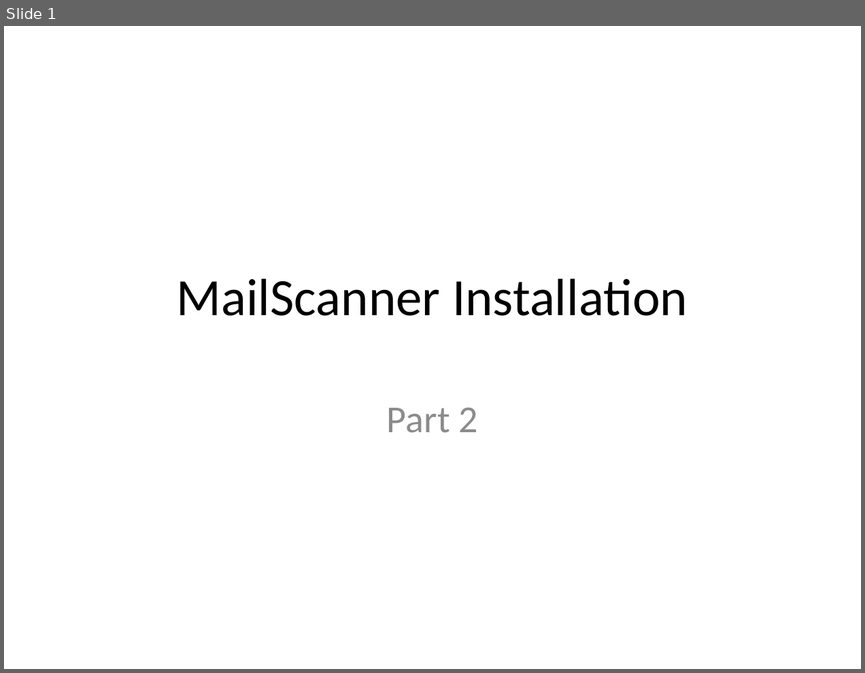
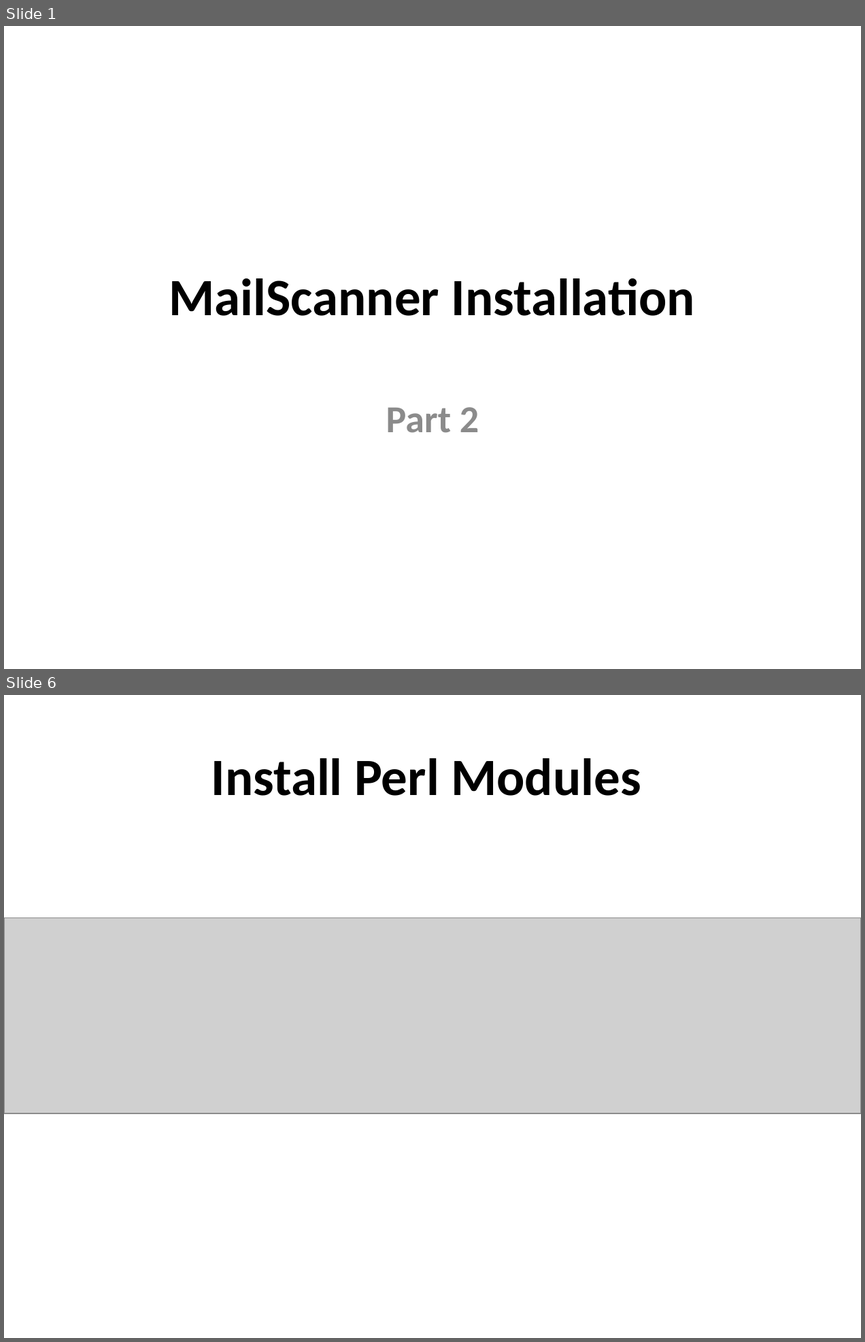
Before and after one commit to afnog/sse, a slide deck: postfix/mailfilter-pt2.pptx. Shown one above the other, each under a label of ours: slide 1 before the commit, slides 1 and 6 after it; the slides between them are not shown. The pictures are 865x673 and 865x1342 pixels, drawn with LibreOffice and Linux fonts; fonts in the diff are those of the drawing; grey boxes stand for pictures. Boxes give left, top, right and bottom in pixels: in the first picture for what was removed or moved away, otherwise in the second. Text is boxed around its words. In the diff, an @@ line names an element or a change of style, - is before the commit and + after.

```diff
--- a/postfix/mailfilter-pt2.pptx
+++ b/postfix/mailfilter-pt2.pptx
@@ slide 6 added at <box>4,695,861,1338</box>, background #FFFFFF @@
@@ title added at <box>211,758,640,796</box>, 44 pt, text #000000, bold @@
+Install Perl Modules
@@ picture added at <box>4,918,861,1113</box> @@
@@ slide 1 changed as well @@
@@ title "MailScanner Installation" at <box>169,278,695,316</box>: bold on @@
@@ subtitle "Part 2" at <box>386,407,479,433</box>: bold on @@
```
Also in this commit, not shown: 2 other slides changed, 8 other slides added, 12 slides removed.
